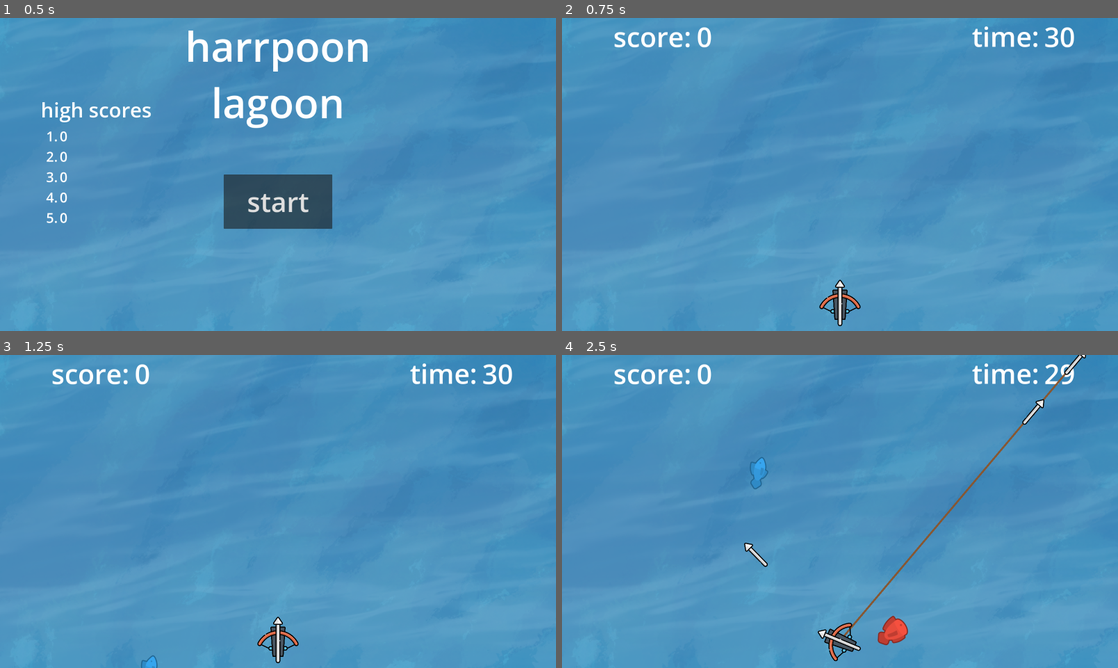
Above: before the commit, frames 1-4 (two rows, left to right).
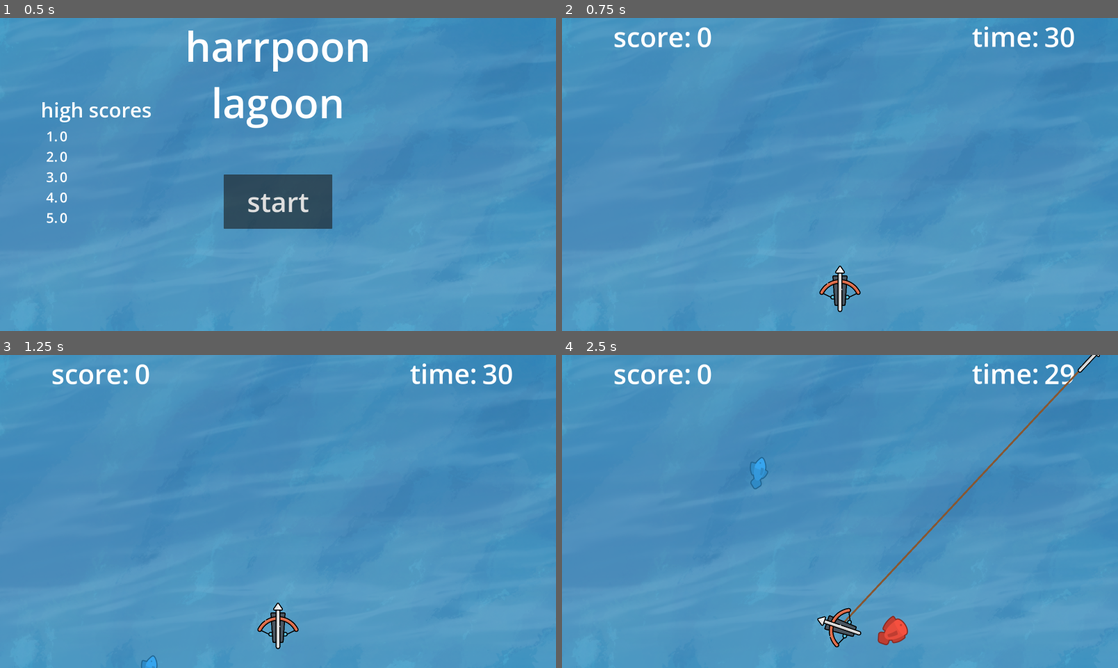
Above: after the commit, the same moments.

Repository: irstupid/industrialFailure
Game: Godot game, scene res://Main.tscn
Same seed, same stepped clock (60 frames per second), same inputs: the game is played once before the commit and once after it.
Inputs (mouse positions are in pixels of both pictures, inside the frame that each line leads up to):
- Up to frame 1 (0.5 s): no input
- Up to frame 2 (0.75 s): click "start" at 0.5 s
- Up to frame 3 (1.25 s): no input
- Up to frame 4 (2.5 s): move the mouse to (962, 495) at 1.27 s; tap 1 (1) at 1.35 s; click (962, 495) at 1.55 s; move the mouse to (728, 527) at 2.02 s; click (728, 527) at 2.1 s; tap A (a) at 2.3 s

Frame 1 is identical in both runs. In frame 2, 0.6% of the frame differs, in the area x 46-54%, y 79-99%; in frame 3, 0.6%; in frame 4, 1.8%, in the area x 32-97%, y 0-98%.

Commit message:
fixed some bugs

Diff:
--- a/Godot Stuff/Harrpoon Laggoon/Prefabs/Game.tscn
+++ b/Godot Stuff/Harrpoon Laggoon/Prefabs/Game.tscn
@@ -62,12 +62,12 @@
 label_settings = SubResource("LabelSettings_kb2b0")
 
 [node name="Line2D" type="Line2D" parent="."]
-points = PackedVector2Array(1024, 1052, 1024, 1052)
+points = PackedVector2Array(1024, 1000, 1024, 1000)
 width = 7.0
 default_color = Color(0.529412, 0.341176, 0.196078, 1)
 
 [node name="Harrpoon" type="Node2D" parent="."]
-position = Vector2(1024, 1052)
+position = Vector2(1024, 1000)
 script = ExtResource("1_8l88l")
 bolt = ExtResource("2_wjiae")
 
--- a/Godot Stuff/Harrpoon Laggoon/Scripts/Harrpoon.gd
+++ b/Godot Stuff/Harrpoon Laggoon/Scripts/Harrpoon.gd
@@ -8,7 +8,7 @@
 
 func _process(delta):
 	rotation = atan2(position.y - get_viewport().get_mouse_position().y, position.x - get_viewport().get_mouse_position().x) + deg_to_rad(180) + angleOffset
-	if(Input.is_action_just_pressed("Click") || Input.is_action_just_pressed("1") && !activeBolt):
+	if((Input.is_action_just_pressed("Click") || Input.is_action_just_pressed("1")) && !activeBolt):
 		var newBolt = bolt.instantiate()
 		newBolt.rotation = rotation
 		newBolt.position = position
--- a/Godot Stuff/Harrpoon Laggoon/Scripts/Main.gd
+++ b/Godot Stuff/Harrpoon Laggoon/Scripts/Main.gd
@@ -43,7 +43,7 @@
 		$Menu/highScoreDissplay/Label3/Label.text = str(Score.highScore[2])
 		$Menu/highScoreDissplay/Label4/Label.text = str(Score.highScore[3])
 		$Menu/highScoreDissplay/Label5/Label.text = str(Score.highScore[4])
-		if($Menu/Button.down || Input.is_action_just_pressed("1")):
+		if($Menu/Button.down || Input.is_action_just_pressed("start")):
 			inGame = true
 			remove_child($Menu)
 			self.add_child(game.instantiate())
--- a/Godot Stuff/Harrpoon Laggoon/project.godot
+++ b/Godot Stuff/Harrpoon Laggoon/project.godot
@@ -12,7 +12,7 @@
 
 config/name="Harrpoon Lagoon"
 run/main_scene="res://Main.tscn"
-config/features=PackedStringArray("4.1", "Forward Plus")
+config/features=PackedStringArray("4.2", "Forward Plus")
 config/icon="res://Art/icon.svg"
 
 [autoload]
@@ -23,6 +23,7 @@
 
 window/size/viewport_width=2048
 window/size/viewport_height=1152
+window/size/mode=3
 
 [input]
 
@@ -46,6 +47,11 @@
 "events": [Object(InputEventKey,"resource_local_to_scene":false,"resource_name":"","device":-1,"window_id":0,"alt_pressed":false,"shift_pressed":false,"ctrl_pressed":false,"meta_pressed":false,"pressed":false,"keycode":0,"physical_keycode":68,"key_label":0,"unicode":100,"echo":false,"script":null)
 ]
 }
+start={
+"deadzone": 0.5,
+"events": [Object(InputEventKey,"resource_local_to_scene":false,"resource_name":"","device":-1,"window_id":0,"alt_pressed":false,"shift_pressed":false,"ctrl_pressed":false,"meta_pressed":false,"pressed":false,"keycode":0,"physical_keycode":90,"key_label":0,"unicode":122,"echo":false,"script":null)
+]
+}
 
 [layer_names]
 
